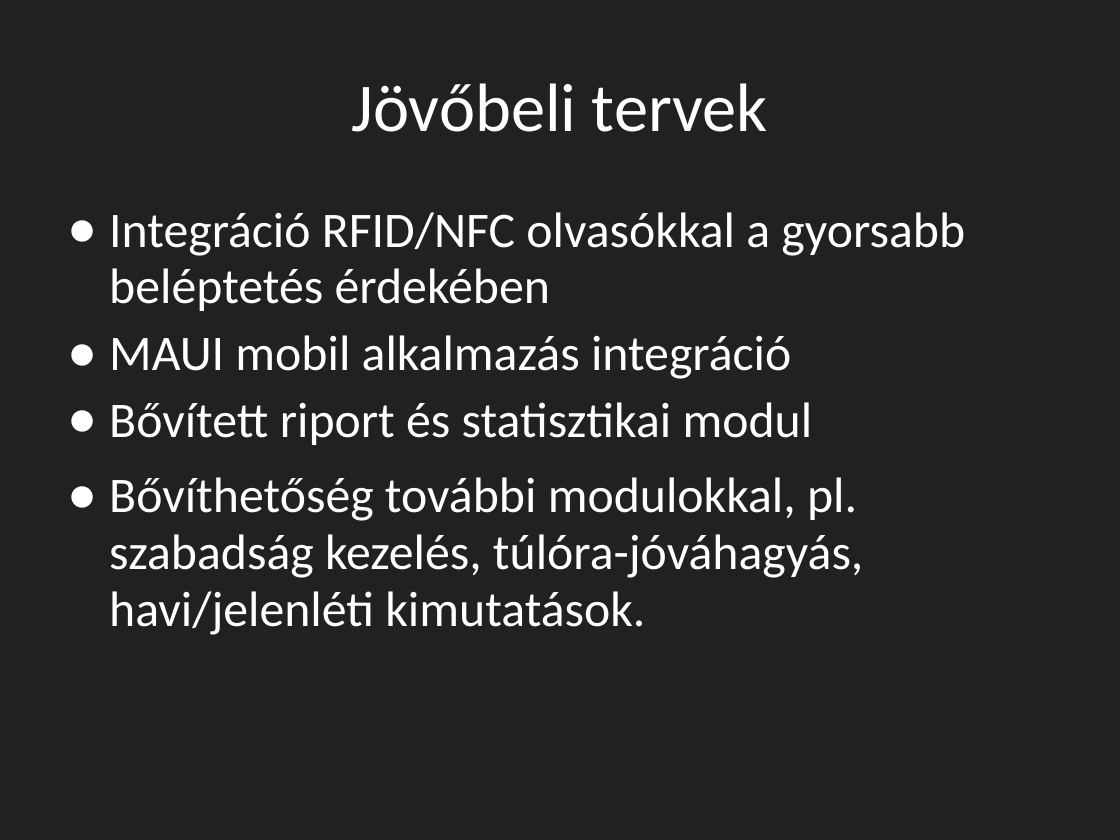
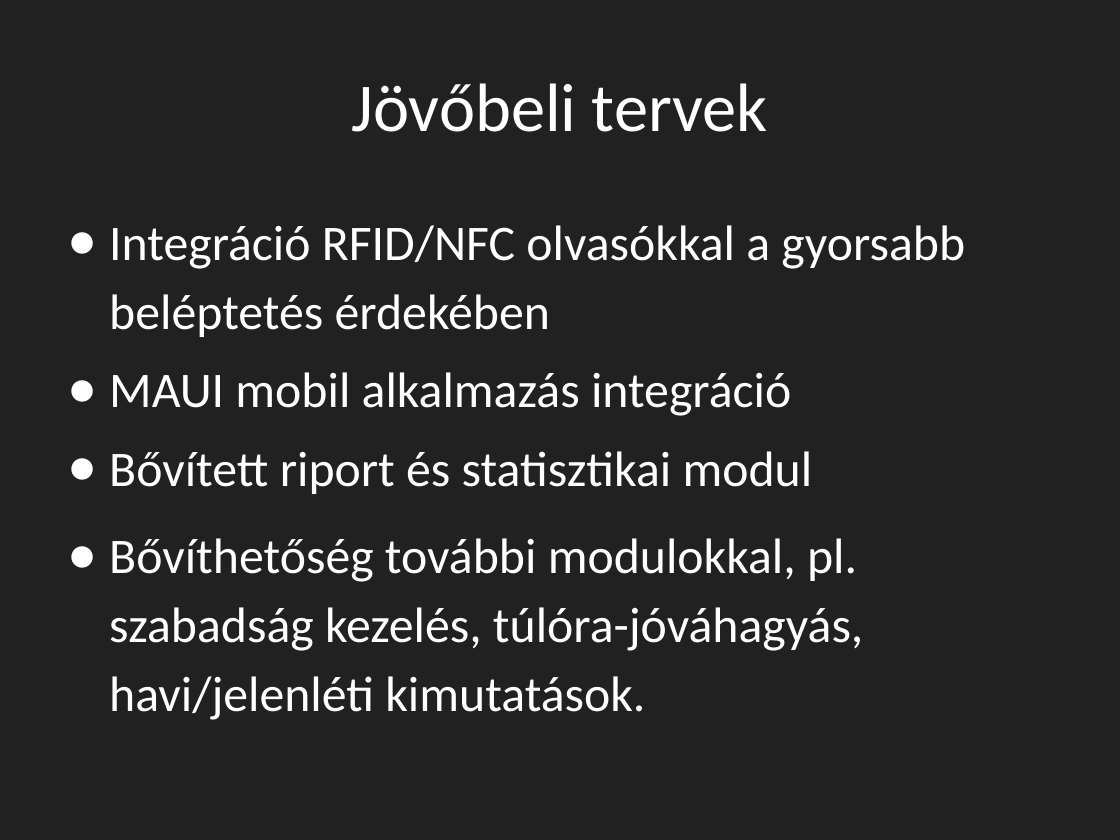
Before and after one commit to SzabolcsMolnar82/--VIZSGA-2025, a slide deck: slide 15 of Dokumentáció/Dolgozoi_belepteto_rendszer_v2.pptx. Drawn at 1120x840 pixels with LibreOffice and Linux fonts; fonts in the diff are those of the drawing. Boxes give left, top, right and bottom in pixels: in the first picture for what was removed or moved away, otherwise in the second. Text is boxed around its words. In the diff, an @@ line names an element or a change of style, - is before the commit and + after.

```diff
--- a/Dokumentáció/Dolgozoi_belepteto_rendszer_v2.pptx
+++ b/Dokumentáció/Dolgozoi_belepteto_rendszer_v2.pptx
@@ text "Integráció RFID/NFC olvasókkal a gyorsabb ..." at box(109, 225, 965, 720): line spacing 0.95 to 1.15 @@
```
Also in this commit, not shown: 1 other slide changed, 1 slide removed.
